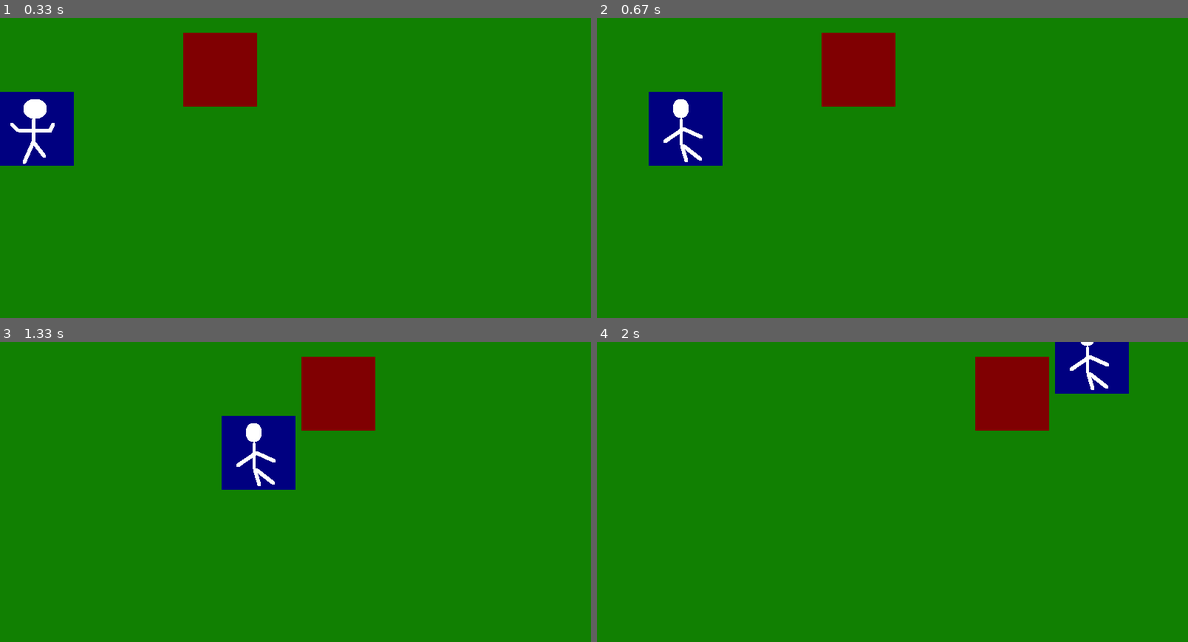
Above: before the commit, frames 1-4 (two rows, left to right).
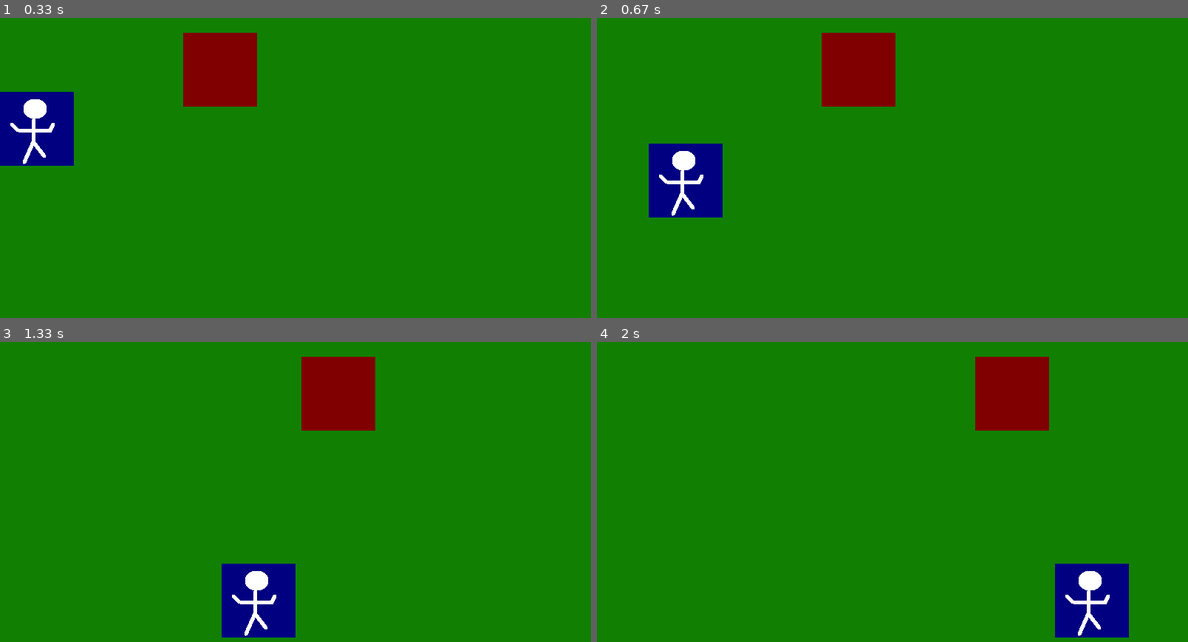
Above: after the commit, the same moments.

Repository: arsummers/pygame-tutorial
Game: pygame game, started from game.py
The game is run twice, just before and just after one commit, with the same random seed, the same clock (stepped at 60 frames per second) and the same inputs.
Inputs:
- Up to frame 1 (0.33 s): no input
- Up to frame 2 (0.67 s): hold S from 0.33 s (still down); hold Right from 0.33 s (still down)
- Up to frame 3 (1.33 s): release S at 0.8 s; release Right at 0.8 s; hold Right 0.83-1.3 s
- Up to frame 4 (2 s): hold W 1.33-1.63 s; hold Right from 1.67 s (still down)

Frame 1 is identical in both runs. In frame 2, 4.5% of the frame differs, in the area x 8-22%, y 24-67%; in frame 3, 6.2%, in the area x 37-50%, y 24-99%; in frame 4, 5.2%.

Commit message:
moving on all axes

Diff:
--- a/game.py
+++ b/game.py
@@ -151,9 +151,13 @@
                 player.control(-steps, 0)
             if event.key == pygame.K_RIGHT or event.key == ord('d'):
                 player.control(steps, 0)
-            #jumping
+            #jumps up
             if event.key == pygame.K_UP or event.key == ord('w'):
                 player.control(0, -10)
+            # falls
+            if event.key == pygame.K_DOWN or event.key == ord('s'):
+                player.control(0, 10)
+
 
 
             if event.type == pygame.KEYUP:
